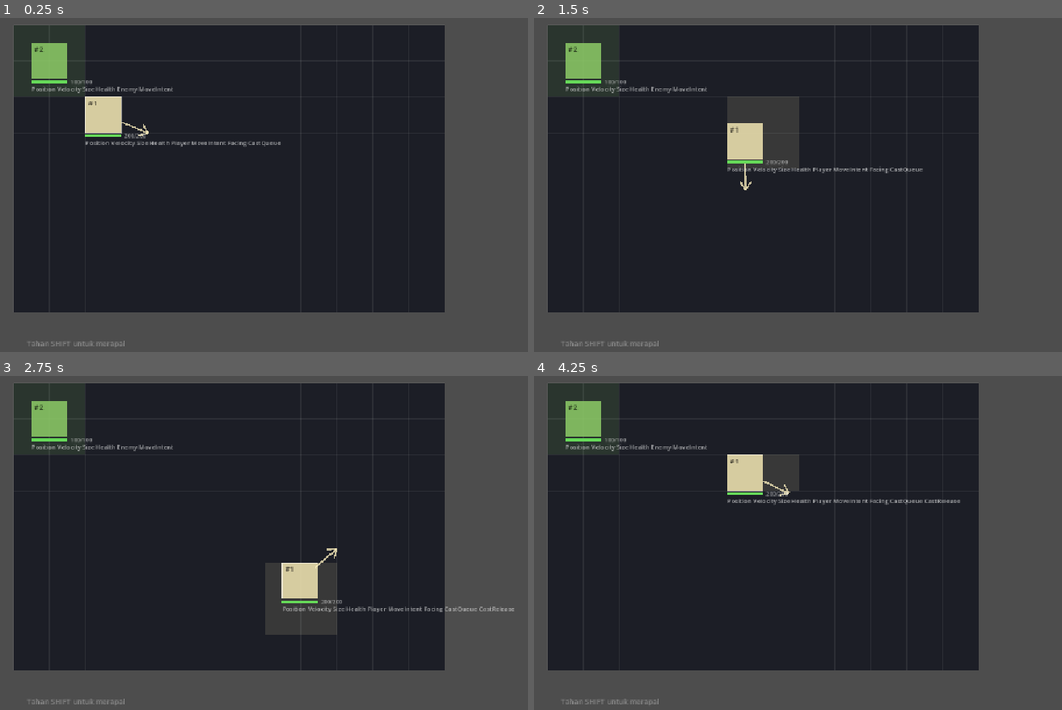
Above: before the commit, frames 1-4 (two rows, left to right).
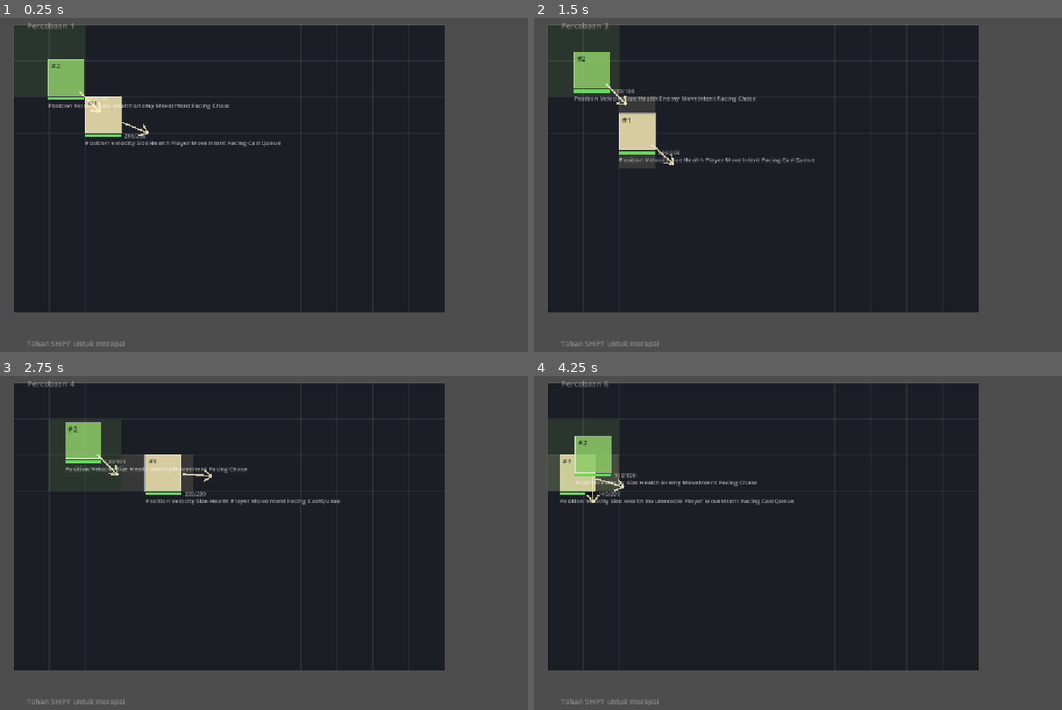
Above: after the commit, the same moments.

Repository: Ahingg/amalgaform
Game: Godot game, scene res://view/main.tscn
Two runs of this game, one before a commit and one after it. Both use one fixed random seed, a clock stepped at 60 frames per second and the inputs below.
Inputs (mouse positions are in pixels of both pictures, inside the frame that each line leads up to):
- Up to frame 1 (0.25 s): no input
- Up to frame 2 (1.5 s): tap Enter at 0.5 s; move the mouse to (998, 174) at 0.52 s; hold D 0.53-1.28 s; tap R at 0.6, 1.35 s; click (998, 174) at 0.67 s; move the mouse to (729, 211) at 1.27 s; hold S from 1.28 s (still down)
- Up to frame 3 (2.75 s): move the mouse to (390, 472) at 2.02 s; release S at 2.03 s; hold D from 2.03 s (still down); tap Shift at 2.1 s; tap R at 2.3 s
- Up to frame 4 (4.25 s): move the mouse to (824, 623) at 2.77 s; release D at 2.78 s; hold W 2.78-3.53 s; tap J at 2.85 s; click (824, 623) at 2.92 s; tap R at 3.05, 3.8 s; move the mouse to (1051, 606) at 3.52 s; hold A from 3.53 s (still down); tap K at 3.6 s

The runs differ from the first frame. In frame 1, 1.7% of the frame differs, in the area x 5-44%, y 1-29%; in frame 2, 6.1%; in frame 3, 7.2%, in the area x 5-98%, y 1-78%; in frame 4, 5.3%.

Commit message:
view: layar kalah, tombol R, dan penghitung percobaan
Kalah bukan keadaan yang disimpan siapa pun: dia sekadar tidak adanya entity
ber-tag Player. Tidak ada yang perlu diberi tahu ronde berakhir, dan tidak ada
yang perlu dibersihkan saat mulai lagi — build_round() membuang World dan
membuat yang baru. Itu cuma mungkin karena tidak ada state simulasi yang pernah
hidup di luar World.

Penghitung percobaan sengaja jadi pengecualian: percobaan milik SESI, bukan
milik ronde, jadi dia hidup di main dan selamat dari rebuild. Dibingkai sebagai
usaha ("Percobaan 12"), bukan sebagai kegagalan — mengulang memang cara main
yang dimaksud.

Co-Authored-By: Claude Opus 5 <noreply@anthropic.com>
Claude-Session: https://claude.ai/code/session_01Qk43F2z5yDt92vTyEtoTz3

Diff:
--- a/challenge-6/sim/comp.gd
+++ b/challenge-6/sim/comp.gd
@@ -48,6 +48,7 @@
 const DAMAGE := "Damage"
 const FORCE := "Force"
 
+const MELEE := "Melee"
 const WET := "Wet"
 const KNOCKED := "Knocked"
 const ON_HIT := "OnHit"
--- a/challenge-6/sim/components/make.gd
+++ b/challenge-6/sim/components/make.gd
@@ -71,3 +71,6 @@
 
 static func held_spell(spell: Dictionary, runes: Array) -> Dictionary:
 	return {"runes": runes, "recipe": spell}
+
+static func melee(on_hit: Dictionary) -> Dictionary:
+	return {Comp.ON_HIT: on_hit}
--- a/challenge-6/sim/grammar.gd
+++ b/challenge-6/sim/grammar.gd
@@ -46,38 +46,31 @@
 		rune_presence[r] += 1
 
 	var recipe: Dictionary = Grammar.FORM[runes[0]].duplicate(true)
-	print(recipe)
 	var on_self: Dictionary = recipe.get(Comp.ON_HIT, {}).get("self", {})
 	var on_target: Dictionary = recipe.get(Comp.ON_HIT, {}).get("target", {})
-	print("before")
-	print(on_self)
-	print(on_target)
 	# gabungin on hit yang ada di actionnya for both on self, on target
 	for r in rune_presence:
 		var power: float = rune_presence[r] / pow(unique, Tuning.SPREAD)
 		# setiap produced bakal punya on self sama on target juga, yang harus ditambahin ke on self dan on target diatas
 		var produced: Dictionary = Grammar.PAYLOAD[r].call(power)
-		print(produced)
 		if not (produced.has("self") and produced.has("target")):
 			continue
 
-		for comp in produced["self"]:
+		var produced_on_self: Dictionary = produced["target"]
+		for comp in produced_on_self:
 			if on_self.has(comp):
-				for k in produced["self"][comp]:
-					on_self[comp][k] += produced["self"][comp][k]
+				for k in produced_on_self[comp]:
+					on_self[comp][k] += produced_on_self[comp][k]
 			else:
-				on_self[comp] = produced[comp]
-		for comp in produced["target"]:
+				on_self[comp] = produced_on_self[comp]
+		var produced_on_target: Dictionary = produced["target"]
+		for comp in produced_on_target:
 			if on_target.has(comp):
-				for k in produced["target"][comp]:
-					on_target[comp][k] += produced[comp][k]
+				for k in produced_on_target[comp]:
+					on_target[comp][k] += produced_on_target[comp][k]
 			else:
-				on_target[comp] = produced["target"][comp]
+				on_target[comp] = produced_on_target[comp]
 
 
-		print("after")
-		print(on_self)
-		print(on_target)
 	recipe[Comp.ON_HIT] = Make.on_hit(on_self, on_target)
-	#print(recipe)
 	return recipe
--- a/challenge-6/sim/spawn.gd
+++ b/challenge-6/sim/spawn.gd
@@ -34,13 +34,15 @@
 ) -> int:
 	var e := world.add_entity()
 	world.attach_component(Comp.ENEMY, e)
+	world.attach_component(Comp.FACING, e, Make.facing(1.0, 0))
+	world.attach_component(Comp.MELEE, e, Make.melee(Make.on_hit({}, {Comp.DAMAGED: Make.damaged(Tuning.MELEE_DAMAGE)})))
 	world.attach_component(Comp.POSITION, e, Make.position(x, y))
 	world.attach_component(Comp.SIZE, e, Make.size(w, h))
 	world.attach_component(Comp.VELOCITY, e, Make.velocity(0.0, 0.0))
 	world.attach_component(Comp.HEALTH, e, Make.health(hp))
 	world.attach_component(Comp.MOVE_INTENT, e, Make.move_intent(0.0, 0.0))
 	world.attach_component(Comp.SPEED, e, Make.speed(speed))
-	#world.attach_component(Comp.CHASE, e)
+	world.attach_component(Comp.CHASE, e)
 	return e
 
 
--- a/challenge-6/sim/systems/chase_system.gd
+++ b/challenge-6/sim/systems/chase_system.gd
@@ -4,15 +4,17 @@
 static func process(world: World, _delta: float) -> void:
 	var entities := world.get_entities_with_comp([Comp.CHASE, Comp.POSITION, Comp.MOVE_INTENT])
 	var player := world.get_entities_with_comp([Comp.PLAYER, Comp.POSITION])
-	if player.is_empty():
-		return
 
-	var target_pos := world.get_component_value(Comp.POSITION, player[0])
 
 	for e in entities:
+		var intent := world.get_component_value(Comp.MOVE_INTENT, e)
+		if player.is_empty():
+			intent["x"] = 0.0
+			intent["y"] = 0.0
+			continue
 		var pos := world.get_component_value(Comp.POSITION, e)
+		var target_pos := world.get_component_value(Comp.POSITION, player[0])
 		var v2d: Vector2 = Vector2(target_pos["x"]-pos["x"], target_pos["y"]-pos["y"]).normalized()
 
-		var intent := world.get_component_value(Comp.MOVE_INTENT, e)
 		intent["x"] = v2d.x
 		intent["y"] = v2d.y
--- a/challenge-6/sim/systems/contact_system.gd
+++ b/challenge-6/sim/systems/contact_system.gd
@@ -8,7 +8,7 @@
 	for s in sources:
 		var pos_s := world.get_component_value(Comp.POSITION, s)
 		var size_s := world.get_component_value(Comp.SIZE, s)
-		var action := world.get_component_value(Comp.ON_HIT, s).duplicate(true)
+		var action := world.get_component_value(Comp.ON_HIT, s)
 		if not (action.has("self") and action.has("target")):
 			continue
 
@@ -20,6 +20,6 @@
 				continue
 
 			for on_self in action["self"]:
-				world.attach_component(on_self, s, action["self"][on_self])
+				world.attach_component(on_self, s, action["self"][on_self].duplicate(true))
 			for on_target in action["target"]:
-				world.attach_component(on_target, t, action["target"][on_target])
+				world.attach_component(on_target, t, action["target"][on_target].duplicate(true))
--- a/challenge-6/sim/systems/damage_system.gd
+++ b/challenge-6/sim/systems/damage_system.gd
@@ -9,6 +9,6 @@
 		if not world.entity_have_component(Comp.INVULNERABLE, e):
 			var hp := world.get_component_value(Comp.HEALTH, e)
 			var dmg := world.get_component_value(Comp.DAMAGED, e)
-			hp["current"] -= dmg["damage"]
+			hp["current"] = max(hp["current"] - dmg["damage"], 0.0)
 			world.attach_component(Comp.INVULNERABLE, e, Make.invulnerable(Tuning.INVULNERABLE_TIME))
 		world.detach_component(Comp.DAMAGED, e)
--- /dev/null
+++ b/challenge-6/sim/systems/entity_dead_system.gd
@@ -0,0 +1,9 @@
+class_name EntityDeadSystem
+extends RefCounted
+
+static func process(world: World, _delta: float) -> void:
+	var entities := world.get_entities_with_comp([Comp.HEALTH])
+	for e in entities:
+		var health := world.get_component_value(Comp.HEALTH, e)
+		if health["current"] <= 0.0:
+			world.attach_component(Comp.DEAD, e)
--- a/challenge-6/sim/systems/intent_system.gd
+++ b/challenge-6/sim/systems/intent_system.gd
@@ -5,12 +5,6 @@
 	var entities := world.get_entities_with_comp([Comp.VELOCITY, Comp.MOVE_INTENT, Comp.SPEED, Comp.FACING])
 
 	for e in entities:
-		var casting := world.get_entities_with_comp([Comp.CAST_QUEUE])
-		var can_move: bool = true
-		if not casting.is_empty():
-			var cast := world.get_component_value(Comp.CAST_QUEUE, e)
-			can_move = not cast["open"]
-
 		var intent := world.get_component_value(Comp.MOVE_INTENT, e)
 		var speed := world.get_component_value(Comp.SPEED, e)
 
@@ -20,9 +14,5 @@
 
 
 		var v := world.get_component_value(Comp.VELOCITY, e)
-		if can_move:
-			v["x"] = intent["x"] * speed["value"]
-			v["y"] = intent["y"] * speed["value"]
-		else:
-			v["x"] = 0.0
-			v["y"] = 0.0
+		v["x"] = intent["x"] * speed["value"]
+		v["y"] = intent["y"] * speed["value"]
--- /dev/null
+++ b/challenge-6/sim/systems/melee_system.gd
@@ -0,0 +1,31 @@
+class_name MeleeSystem
+extends RefCounted
+
+static func process(world: World, _delta: float) -> void:
+	var sources := world.get_entities_with_comp([Comp.MELEE, Comp.POSITION, Comp.SIZE])
+	var target := world.get_entities_with_comp([Comp.PLAYER, Comp.HEALTH, Comp.POSITION, Comp.SIZE])
+	if target.is_empty():
+		return
+
+	for s in sources:
+		var pos_s := world.get_component_value(Comp.POSITION, s)
+		var size_s := world.get_component_value(Comp.SIZE, s)
+
+		# melee bakal dibuat punya on hit, sehingga bisa di embed efek tertentu
+		var melee := world.get_component_value(Comp.MELEE, s)
+		if not melee.has(Comp.ON_HIT):
+			continue
+		var action: Dictionary = melee.get(Comp.ON_HIT, {})
+		if not (action.has("self") and action.has("target")):
+			continue
+
+		var t := target[0]
+		var pos_t := world.get_component_value(Comp.POSITION, t)
+		var size_t := world.get_component_value(Comp.SIZE, t)
+		if not Helper.overlap(pos_s, size_s, pos_t, size_t):
+			continue
+
+		for on_self in action["self"]:
+			world.attach_component(on_self, s, action["self"][on_self].duplicate(true))
+		for on_target in action["target"]:
+			world.attach_component(on_target, t, action["target"][on_target].duplicate(true))
--- a/challenge-6/sim/systems/sys_manager.gd
+++ b/challenge-6/sim/systems/sys_manager.gd
@@ -12,5 +12,7 @@
 	IntentSystem.process(world, sdelta)
 	MoveSystem.process(world, sdelta)
 	ContactSystem.process(world, sdelta)
+	MeleeSystem.process(world, sdelta)
 	DamageSystem.process(world, sdelta)
+	EntityDeadSystem.process(world, sdelta)
 	DeadSystem.process(world, sdelta)
--- a/challenge-6/sim/tuning.gd
+++ b/challenge-6/sim/tuning.gd
@@ -94,3 +94,5 @@
 # large and fire alone becomes pointless.
 const WET_SLOW := 0.5
 const WET_DURATION := 2.0
+
+const MELEE_DAMAGE := 55.0
--- a/challenge-6/view/main.gd
+++ b/challenge-6/view/main.gd
@@ -7,6 +7,11 @@
 
 var world: World
 
+# Attempts belong to the session, not to the round — so this is the one piece of
+# state that deliberately survives build_round(). Everything else is thrown away
+# with the World.
+var attempt: int = 1
+
 func _ready() -> void:
 	build_round()
 
@@ -15,8 +20,14 @@
 	add_child(WorldRenderer.new())
 
 
-# Everything that describes one attempt at the room lives here. Retry is going
-# to be: throw the World away, call this again.
+func retry() -> void:
+	attempt += 1
+	build_round()
+
+
+# Everything that describes one attempt at the room lives here. Retrying is
+# literally this function again: throw the World away, build a new one. No
+# cleanup, no reset pass — nothing in sim/ ever kept state outside the World.
 func build_round() -> void:
 	world = World.new()
 	Spawn.round(world)
--- a/challenge-6/view/renderer.gd
+++ b/challenge-6/view/renderer.gd
@@ -35,6 +35,7 @@
 	# after design revision 3. The file is kept for the casting panel.
 	add_child(PlayerInput.new())
 	add_child(CastUI.new())
+	add_child(RoundUI.new())
 
 
 func _process(_delta: float) -> void:
--- /dev/null
+++ b/challenge-6/view/round_ui.gd
@@ -0,0 +1,83 @@
+class_name RoundUI
+extends Node2D
+
+# ============================================================================
+# ROUND STATE — lose overlay, retry, attempt counter
+#
+# Death is not a state anybody stores: it is simply the absence of an entity
+# tagged Player. Nothing in sim/ has to be told the round is over, and nothing
+# has to be reset when it starts again — main.build_round() throws the World
+# away and builds a new one. That is only possible because no simulation state
+# ever lived outside World.
+#
+# The attempt counter is the exception, and deliberately so: attempts belong to
+# the SESSION, not to the round, so it lives on main and survives the rebuild.
+#
+# Framing matters here. The counter is shown as effort, not as failure — the
+# game never says "you died 12 times", it says this is attempt 12. Retrying is
+# the intended way to play, so the UI should not flinch at it.
+# ============================================================================
+
+const RETRY_KEY := KEY_R
+
+var _font: Font
+
+
+func _ready() -> void:
+	_font = ThemeDB.fallback_font
+	z_index = 30
+
+
+func _process(_delta: float) -> void:
+	queue_redraw()
+
+
+func _unhandled_input(event: InputEvent) -> void:
+	if not (event is InputEventKey) or not event.pressed or event.echo:
+		return
+	if event.keycode != RETRY_KEY:
+		return
+	var main = _main()
+	if main == null:
+		return
+	main.retry()
+	get_viewport().set_input_as_handled()
+
+
+func _main():
+	var renderer := get_parent()
+	return null if renderer == null else renderer.get_parent()
+
+
+func _draw() -> void:
+	var main = _main()
+	if main == null:
+		return
+	var world = main.get("world")
+	if world == null:
+		return
+
+	var attempt: int = main.get("attempt")
+	_draw_attempt(attempt)
+
+	var query: Array[String] = ["Player"]
+	if not world.get_entities_with_comp(query).is_empty():
+		return
+
+	_draw_lost()
+
+
+func _draw_attempt(attempt: int) -> void:
+	draw_string(_font, Vector2(48, 30), "Percobaan %d" % attempt,
+		HORIZONTAL_ALIGNMENT_LEFT, -1, 14, Color(1, 1, 1, 0.45))
+
+
+func _draw_lost() -> void:
+	var size := get_viewport_rect().size
+	draw_rect(Rect2(Vector2.ZERO, size), Color(0.05, 0.05, 0.08, 0.72), true)
+
+	var center := size * 0.5
+	draw_string(_font, center + Vector2(-70, -10), "KALAH",
+		HORIZONTAL_ALIGNMENT_LEFT, -1, 42, Color(0.95, 0.35, 0.3))
+	draw_string(_font, center + Vector2(-70, 26), "Tekan R untuk mengulang",
+		HORIZONTAL_ALIGNMENT_LEFT, -1, 16, Color(1, 1, 1, 0.7))
Not shown, added: challenge-6/sim/systems/entity_dead_system.gd.uid
Not shown, added: challenge-6/sim/systems/melee_system.gd.uid
Not shown, added: challenge-6/view/round_ui.gd.uid
